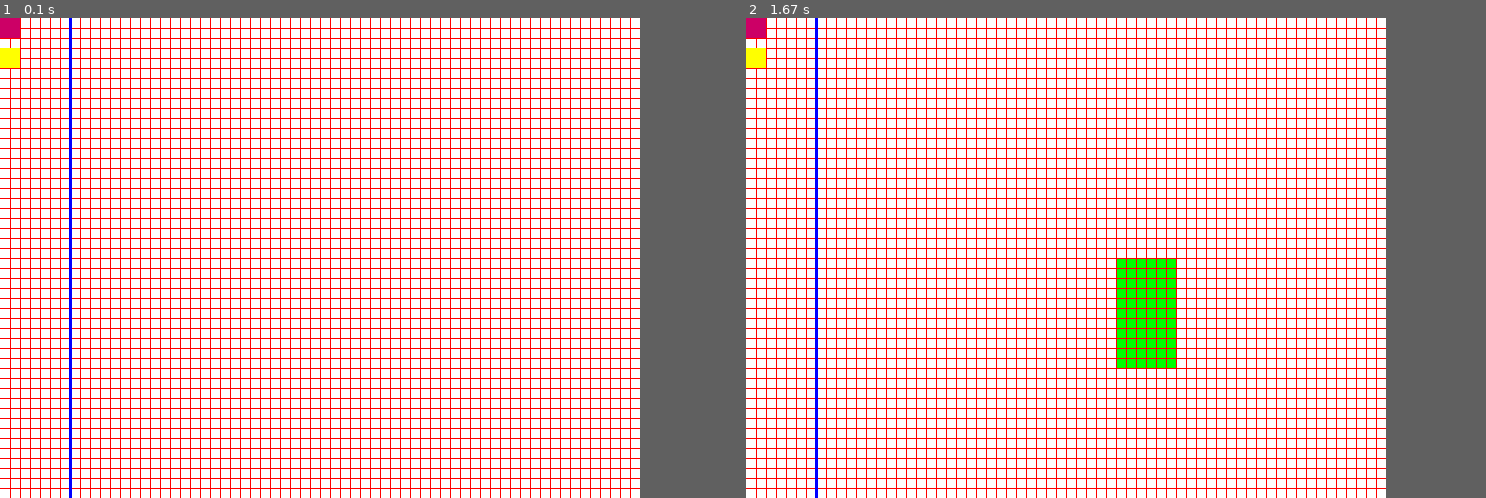
Above: before the commit, frames 1-2 (left to right).
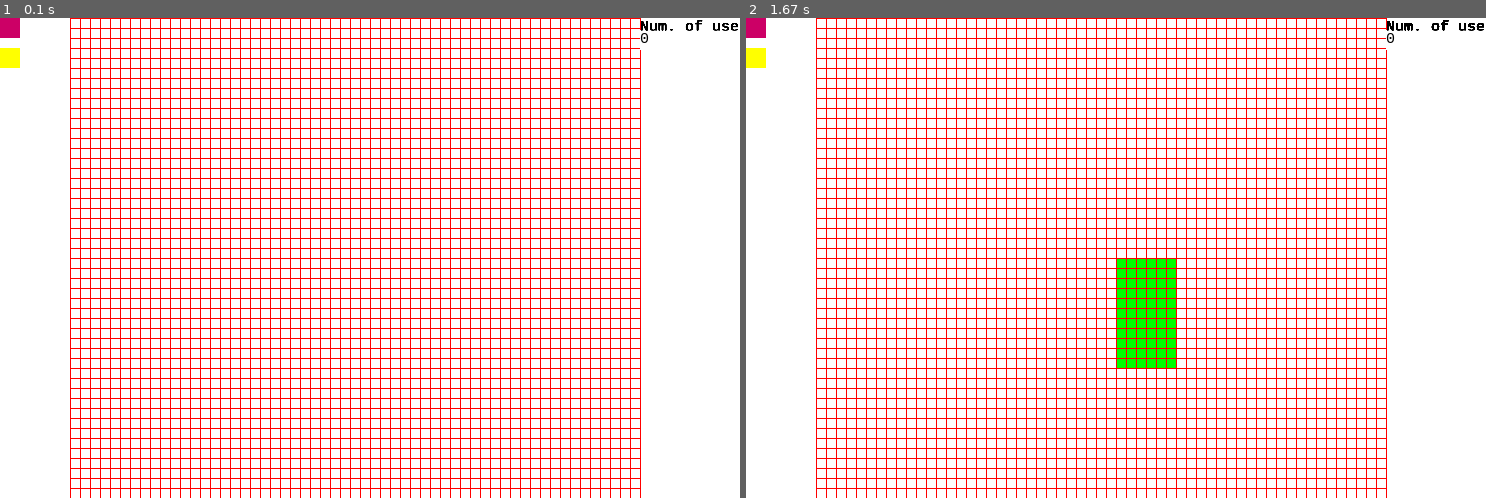
Above: after the commit, the same moments.

Repository: The-XSS-Rat/rctPySim
Game: pygame game, started from pyGame-1.py
Two runs of this game, one before a commit and one after it. Both use one fixed random seed, a clock stepped at 60 frames per second and the inputs below.
Inputs (mouse positions are in pixels of both pictures, inside the frame that each line leads up to):
- Up to frame 1 (0.1 s): no input
- Up to frame 2 (1.67 s): click (1116, 258) at 0.38 s
In our replay, the window is 640x480 before the commit and 740x480 after it. These sizes can differ from the game's own. Grey fills any space a smaller window leaves; there, only what the larger window draws over its background counts as a difference.

The runs differ from the first frame. In frame 1, 2.4% of the frame differs, in the area x 0-100%, y 0-100%; in frame 2, 2.4%.

Commit message:
Working on the visitors module
- Adding a counter
- Cleaned up the menu's
- Expanded the game board

Diff:
--- /dev/null
+++ b/clPeople.py
@@ -0,0 +1,16 @@
+#!/usr/bin/python
+from random import randint
+
+visitorAmount = 0
+
+def generatePeople():
+    global visitorAmount
+    if(randint(0,900) < 5):
+        visitorAmount += randint(0,3)
+    return visitorAmount
+
+def getPeopleStr():
+    return str(generatePeople())
+
+def getPeopleInt():
+    return int(generatePeople())
--- a/pyGame-1.py
+++ b/pyGame-1.py
@@ -2,8 +2,10 @@
 import pygame,os,sys
 from pygame import *
 from clAttraction import Attraction
+from clPeople import *
 
-xres = 640
+xres = 740
+gameXRes = 640
 yres = 480
 
 Attractions = []
@@ -21,18 +23,17 @@
 def makeGrid():
     global Grid
 
-    for x in range(0,640,10):
+    for x in range(70,gameXRes+10,10):
+        pygame.draw.line(screen,(255,0,0),(x,0),(x,yres),1)
         x = x + 10
-        pygame.draw.line(screen,(255,0,0),(x,0),(x,yres),1)
 
-    for y in range(0,480,10):
+    for y in range(0,490,10):
+        pygame.draw.line(screen,(255,0,0),(70,y), (gameXRes,y),1)
         y = y + 10
-        pygame.draw.line(screen,(255,0,0),(0,y), (xres,y),1)
         done = 0
-    Grid = [[0 for x in range(int(xres/10))] for y in range(int(yres/10))]
+    Grid = [[0 for x in range(int(gameXRes/10))] for y in range(int(yres/10))]
     Grid[30][15] = 1
     print(Grid)
-    pygame.draw.line(screen,(0,0,255),(70,0),(70,yres),3)
     fillMenu()
     pygame.display.flip()
 
@@ -109,21 +110,35 @@
 
 #The main loop
 def main():
+    pygame.font.init()
     x = 10
     y = 10
-#  pygame.draw.rect(screen,(0,0,255),(50,50,50,50),1)
-#vertical lines
-    pygame.draw.line(screen,(255,0,0),(x,0),(x,yres),1)
+    #  pygame.draw.rect(screen,(0,0,255),(50,50,50,50),1)
+    #vertical lines
+    #pygame.draw.line(screen,(255,0,0),(x,0),(x,yres),1)
 
-#horizontal lines
-    pygame.draw.line(screen,(255,0,0),(0,10),(xres,y),1)
+    #horizontal lines
+    #pygame.draw.line(screen,(255,0,0),(0,10),(gameXRes,y),1)
 
-    pygame.display.flip()
     done = 0
 
     makeGrid()
 
     while 1:
+        # initialize font; must be called after 'pygame.init()' to avoid 'Font not Initialized' error
+        myfont = pygame.font.SysFont("monospace", 15)
+
+        # Erase previous labels
+        pygame.draw.rect(screen,(255,255,255),(640,12,660,20))
+
+        # render text
+        labelTextVisitors = myfont.render("Num. of users", 1, (0,0,0))
+        labelCounterVisitors = myfont.render(getPeopleStr(), 1, (0,0,0))
+        screen.blit(labelTextVisitors, (640, 0))
+        screen.blit(labelCounterVisitors, (640, 12))
+
+        pygame.display.flip()
+
         for e in pygame.event.get():
             if e.type == QUIT or (e.type == KEYUP and e.key == K_ESCAPE):
                 done = 1
@@ -147,7 +162,5 @@
         if done:
             break
 
-
-
 if __name__ == "__main__":
    main()
Not shown, added: .gitignore
